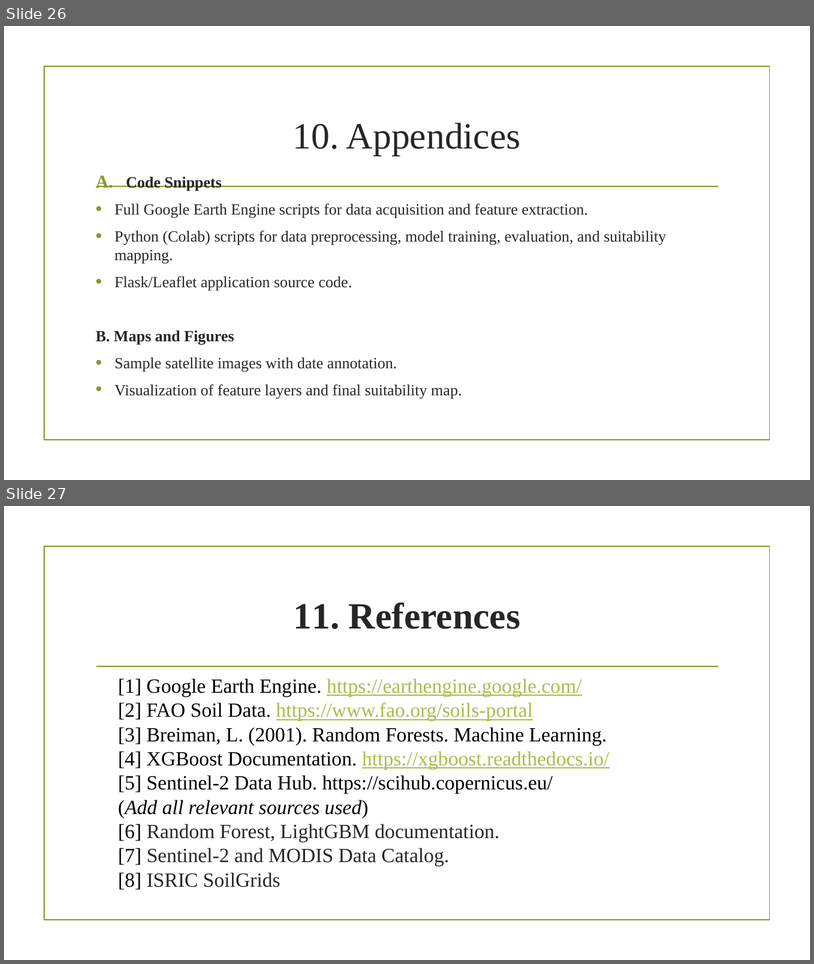
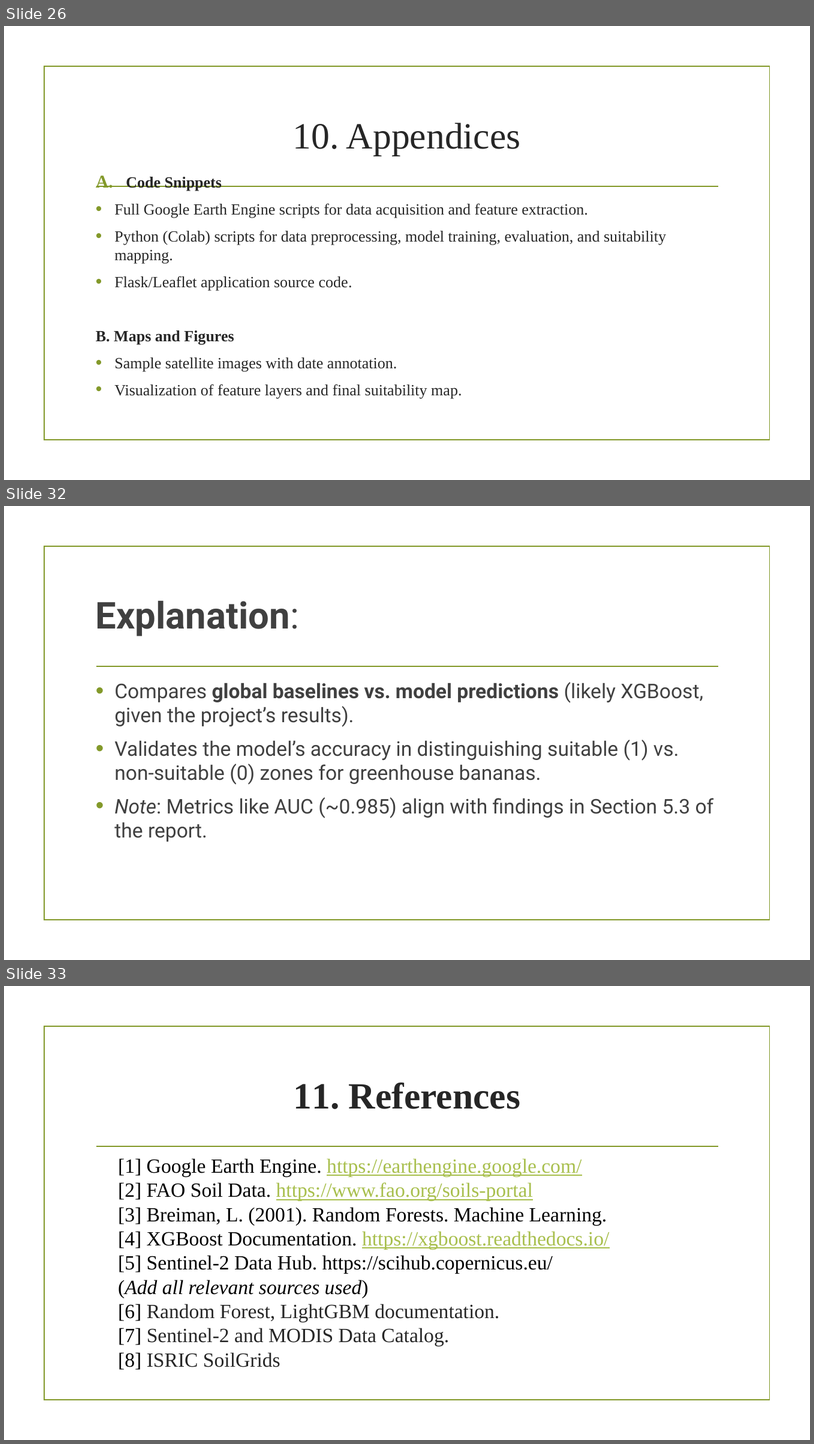
Before and after one commit to abdramanemhtali/GIS_Projects-For-Final-Exams, a slide deck: Projects For Final Exams/Final_Report/Final Project Report Advanced GIS-ML Based Crop Recommendation System for Sustainable.pptx. Shown one above the other, each under a label of ours: slides 26 and 27 before the commit, slides 26, 32 and 33 after it; the slides between them are not shown. The pictures are 814x964 and 814x1444 pixels, drawn with LibreOffice and Linux fonts; fonts in the diff are those of the drawing; background and template pictures are left out. Boxes give left, top, right and bottom in pixels: in the first picture for what was removed or moved away, otherwise in the second. Text is boxed around its words. In the diff, an @@ line names an element or a change of style, - is before the commit and + after.

Commit message:
Add final project PowerPoint presentation

```diff
--- a/Projects For Final Exams/Final_Report/Final Project Report Advanced GIS-ML Based Crop Recommendation System for Sustainable.pptx
+++ b/Projects For Final Exams/Final_Report/Final Project Report Advanced GIS-ML Based Crop Recommendation System for Sustainable.pptx
@@ slide 32 added at box(4, 506, 810, 960), background picture (left out); not listed: 2 template elements that a slide beside it also shows @@
@@ title added at box(96, 601, 299, 636), 44 pt, text #404040, bold @@
+Explanation:
@@ text added at box(114, 682, 714, 841), 24 pt, text #404040 @@
+• Compares global baselines vs. model predictions (likely XGBoost, given the project’s results).
+• Validates the model’s accuracy in distinguishing suitable (1) vs. non-suitable (0) zones for greenhouse bananas.
+• Note: Metrics like AUC (~0.985) align with findings in Section 5.3 of the report.
@@ what was slide 27 is now slide 33 @@
```
Also in this commit, not shown: 5 other slides added.
